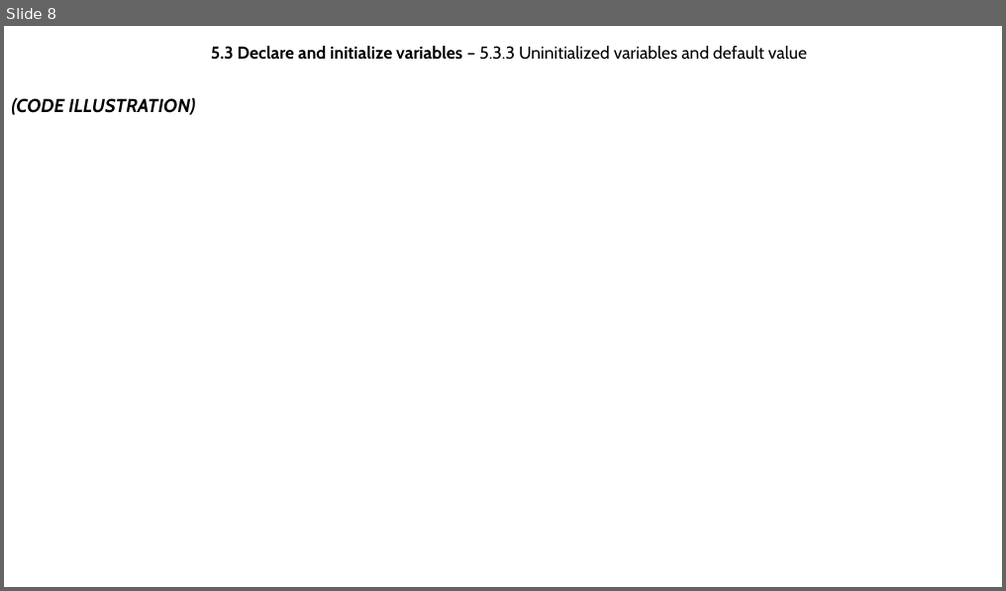
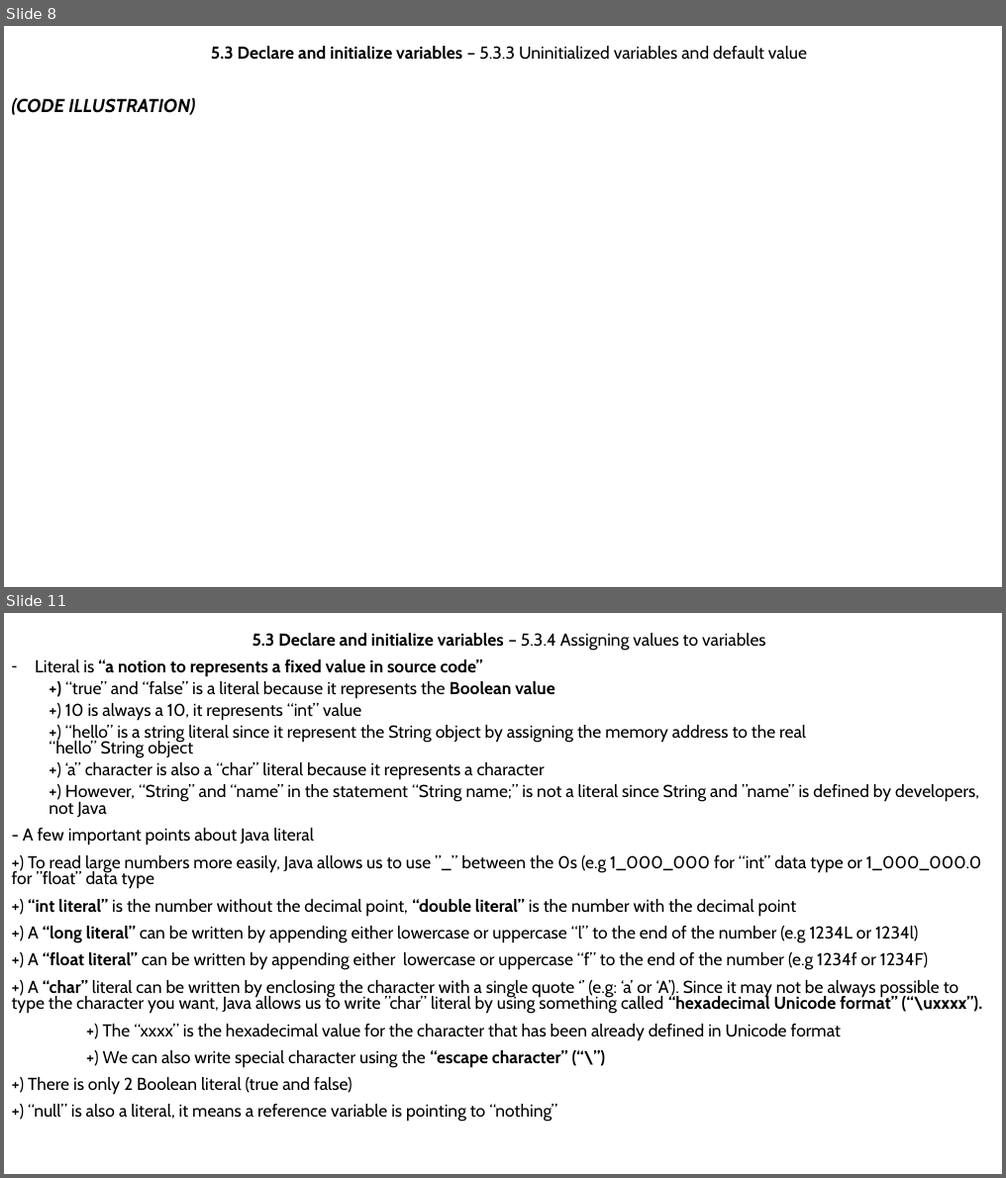
Before and after one commit to MaiDinhVinh/CS-Java, a slide deck: Java SE 8 Teaching Material/Chapter 5 - Working With Java Data Type.pptx. Shown one above the other, each under a label of ours: slide 8 before the commit, slides 8 and 11 after it; the slides between them are not shown. The pictures are 1006x591 and 1006x1178 pixels, drawn with LibreOffice and Linux fonts; fonts in the diff are those of the drawing. Boxes give left, top, right and bottom in pixels: in the first picture for what was removed or moved away, otherwise in the second. Text is boxed around its words. In the diff, an @@ line names an element or a change of style, - is before the commit and + after.

```diff
--- a/Java SE 8 Teaching Material/Chapter 5 - Working With Java Data Type.pptx
+++ b/Java SE 8 Teaching Material/Chapter 5 - Working With Java Data Type.pptx
@@ slide 11 added at <box>4,613,1002,1174</box>, background #FFFFFF @@
@@ subtitle added at <box>252,633,766,651</box>, 16.6 pt, text #000000, bold @@
+5.3 Declare and initialize variables – 5.3.4 Assigning values to variables
@@ text added at <box>12,660,983,1122</box>, 16.6 pt, text #000000 @@
+– Literal is “a notion to represents a fixed value in source code”
+  +) “true” and “false” is a literal because it represents the Boolean value
+  +) 10 is always a 10, it represents “int” value
+  +) “hello” is a string literal since it represent the String object by assigning the memory address to the real
+  “hello” String object
+  +) ‘a” character is also a “char” literal because it represents a character
+  +) However, “String” and “name” in the statement “String name;” is not a literal since String and ”name” is defined by developers, not Java
+- A few important points about Java literal
++) To read large numbers more easily, Java allows us to use ”_” between the 0s (e.g 1_000_000 for “int” data type or 1_000_000.0 for ”float” data type
++) “int literal” is the number without the decimal point, “double literal” is the number with the decimal point
++) A “long literal” can be written by appending either lowercase or uppercase “l” to the end of the number (e.g 1234L or 1234l)
++) A “float literal” can be written by appending either lowercase or uppercase “f” to the end of the number (e.g 1234f or 1234F)
++) A “char” literal can be written by enclosing the character with a single quote ‘’ (e.g: ‘a’ or ‘A’). Since it may not be always possible to type the character you want, Java allows us to write ”char” literal by using something called “hexadecimal Unicode format” (“\uxxxx”).
++) The “xxxx” is the hexadecimal value for the character that has been already defined in Unicode format
++) We can also write special character using the “escape character” (“\”)
++) There is only 2 Boolean literal (true and false)
++) “null” is also a literal, it means a reference variable is pointing to “nothing”
```
Also in this commit, not shown: 1 slide changed, 4 other slides added.
